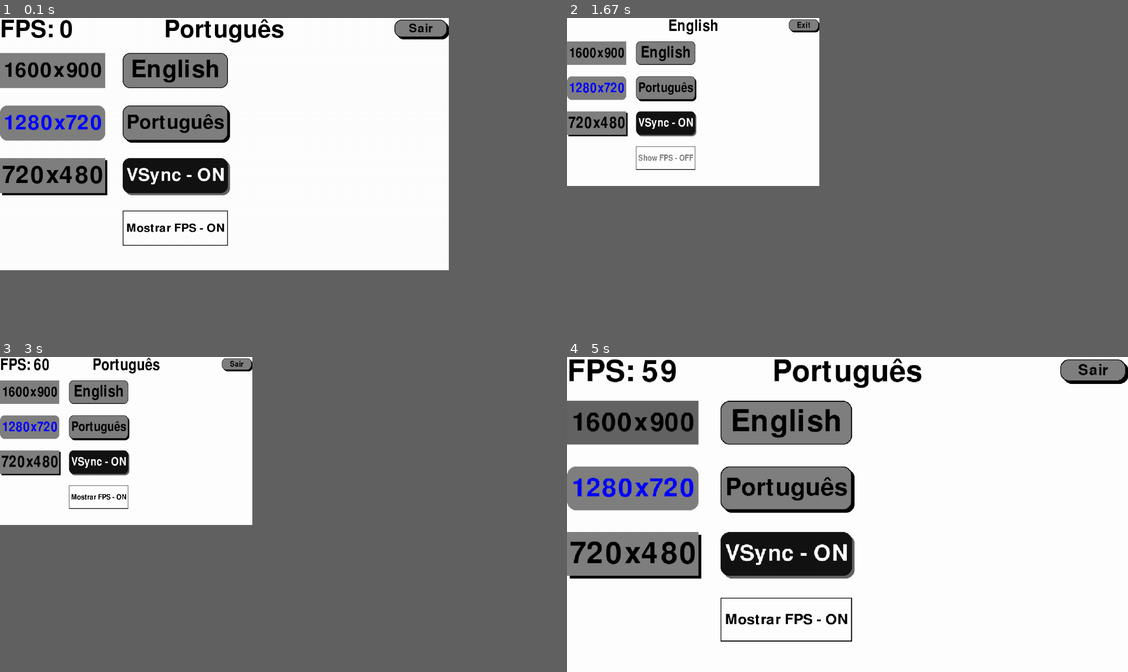
Above: before the commit, frames 1-4 (two rows, left to right).
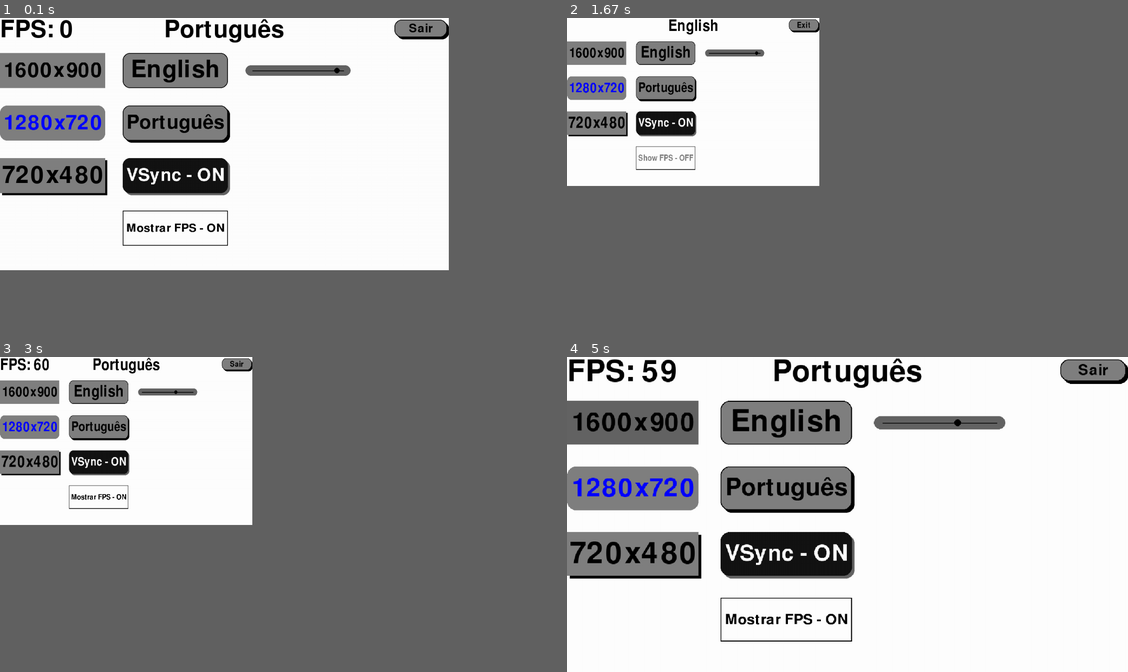
Above: after the commit, the same moments.

Repository: DaniAlc0/PygameDefaultTemplate
Game: pygame game, started from main.py
The game is run twice, just before and just after one commit, with the same random seed, the same clock (stepped at 60 frames per second) and the same inputs.
Inputs (mouse positions are in pixels of both pictures, inside the frame that each line leads up to):
- Up to frame 1 (0.1 s): no input
- Up to frame 2 (1.67 s): press the mouse at (617, 175) at 0.37 s; move the mouse to (696, 125) at 0.47 s; release the mouse at (774, 74) at 0.6 s; press the mouse at (617, 121) at 0.7 s; move the mouse to (623, 169) at 0.8 s; release the mouse at (634, 216) at 0.93 s; press the mouse at (617, 121) at 1.03 s; move the mouse to (634, 147) at 1.13 s; release the mouse at (651, 172) at 1.27 s; press the mouse at (662, 156) at 1.37 s; move the mouse to (673, 159) at 1.47 s; release the mouse at (684, 162) at 1.6 s
- Up to frame 3 (3 s): press the mouse at (95, 495) at 1.7 s; move the mouse to (134, 445) at 1.8 s; release the mouse at (173, 391) at 1.93 s; click (112, 426) at 2.05 s; click (106, 501) at 2.38 s; click (218, 379) at 2.72 s
- Up to frame 4 (5 s): click (606, 394) at 3.05 s; click (724, 546) at 3.38 s; click (690, 486) at 3.72 s; click (696, 505) at 4.05 s; click (836, 492) at 4.38 s; click (634, 407) at 4.72 s

The runs differ from the first frame. In frame 1, 0.6% of the frame differs, in the area x 43-63%, y 15-19%; in frame 2, 0.2%; in frame 3, 0.2%; in frame 4, 1.0%, in the area x 54-79%, y 18-24%.

Commit message:
Add Slider class and enhance Button functionality
Added a new Slider class for creating adjustable sliders with customizable parameters like padding, pointer radius, and value multiplier.

Diff:
--- a/config/settings.json
+++ b/config/settings.json
@@ -28,7 +28,7 @@
         }
     },
     "audio": {
-        "mainVolume": 63
+        "mainVolume": 93
     },
     "gameData": {
         "timesPlayed": 0,
--- a/scripts/button.py
+++ b/scripts/button.py
@@ -67,3 +67,28 @@
             self.textColor = self.textCurrentColor
             self.pressed = False
             return False
+
+class Slider(Button):
+    def __init__(self, screen, pos, sliderValue, size=(300, 30), multiplier=1, buttonColor = (100,100,100), buttonHoverColor = (100,100,100), borderRadius = 20, padding = 20, pointerRadius = 8):
+        super().__init__(screen, pos, size, buttonColor=buttonColor, buttonHoverColor=buttonHoverColor, borderRadius=borderRadius)
+        self.padding = padding
+        self.pointerRadius = pointerRadius
+        self.multiplier = multiplier
+        self.pointerPos = int(((self.buttonRect.width - self.padding*2) * sliderValue / 100) / multiplier) + self.padding
+
+    def drawSlider(self):
+        self.draw('')
+        pygame.draw.line(self.screen, (0,0,0), (self.buttonX + self.padding, self.buttonY+self.buttonRect.height/2), (self.buttonRect.width - self.padding + self.buttonX, self.buttonRect.height/2 + self.buttonY), width=2)
+        pygame.draw.circle(self.screen, (0,0,0), (self.buttonX + self.pointerPos, self.buttonY+self.buttonRect.height/2), radius=self.pointerRadius)
+
+    def clickSlider(self, aspectRatio):
+        mousePos = pygame.mouse.get_pos()
+        updatedRect = pygame.Rect((self.buttonX + self.padding)*aspectRatio[0], self.buttonY*aspectRatio[1], (self.buttonRect.width-self.padding*2)*aspectRatio[0], self.buttonRect.height*aspectRatio[1])
+        if updatedRect.collidepoint(mousePos):
+            if pygame.mouse.get_pressed()[0]:
+                self.pointerPos =  mousePos[0] - updatedRect.x
+                self.sliderValue = round((self.pointerPos*100/updatedRect.width)*self.multiplier)
+                # self.pointerPos = (self.pointerPos + self.padding) / aspectRatio[0] # Smooth
+                self.pointerPos = int(((self.buttonRect.width - self.padding*2) * self.sliderValue / 100) / self.multiplier) + self.padding # Truncated
+                return True
+        return False
--- a/scripts/menu.py
+++ b/scripts/menu.py
@@ -1,6 +1,6 @@
 import pygame
 from scripts.text import Label
-from scripts.button import Button
+from scripts.button import Button, Slider
 
 class Menu():
     def __init__(self, game):
@@ -21,6 +21,8 @@
         self.button6 = Button(self.screen, pos=(500, 300), borderRadius=20, shadowSize=(6,6), border=2)
         self.button7 = Button(self.screen, pos=(500, 450), borderRadius=20, shadowSize=(6,6), textColor=(255,255,255), textHoverColor=(255,255,255), buttonColor=(20,20,20), buttonHoverColor=(0,0,0), shadowColor=(100,100,100))
         self.button8 = Button(self.screen, pos=(1200, 30), size=(150, 50), textFontSize=50, borderRadius=20, shadowSize=(6,6), border=2)
+
+        self.slider = Slider(self.screen, pos=(850, 150), sliderValue=self.game.audioSettings['mainVolume'])
 
     def run(self):
         self.events()
@@ -61,6 +63,7 @@
         self.button7.draw(f'VSync - {status}')
         self.text.write(self.game.gameTexts['language'], (int(self.game.WIDTH/2), 0), centerW=True)
         self.button8.draw(self.game.gameTexts['exit'])
+        self.slider.drawSlider()
 
     def inputs(self):
         # Handle button clicks.
@@ -84,3 +87,5 @@
             self.game.resizeScreen(self.game.videoSettings['width'], self.game.videoSettings['height'], self.game.videoSettings['vsync'])
         if self.button8.click(self.game.aspectRatio):
             self.game.running = False
+        if self.slider.clickSlider(self.game.aspectRatio):
+            self.game.setSettings('audio', 'mainVolume', self.slider.sliderValue)
